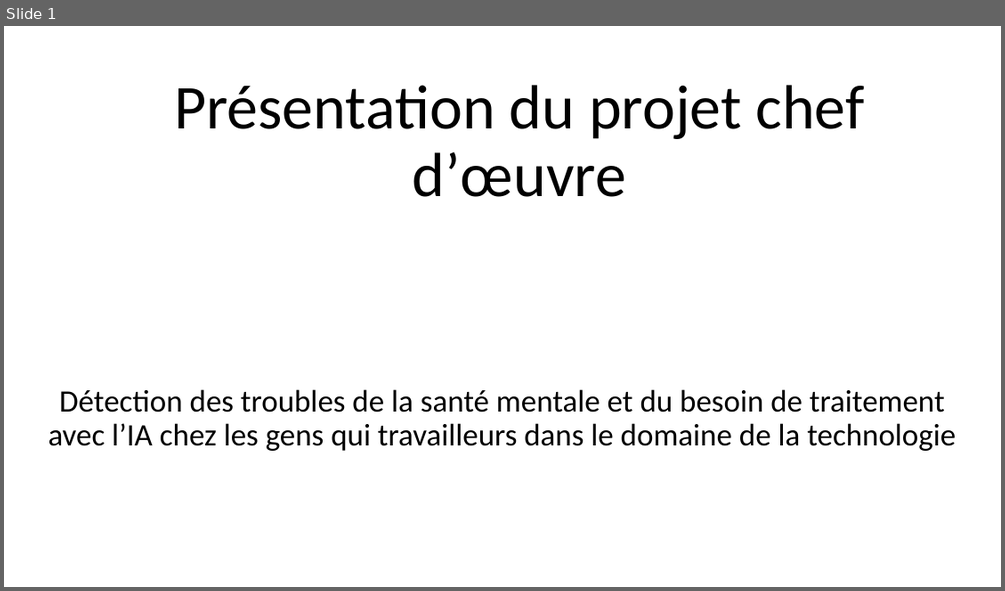
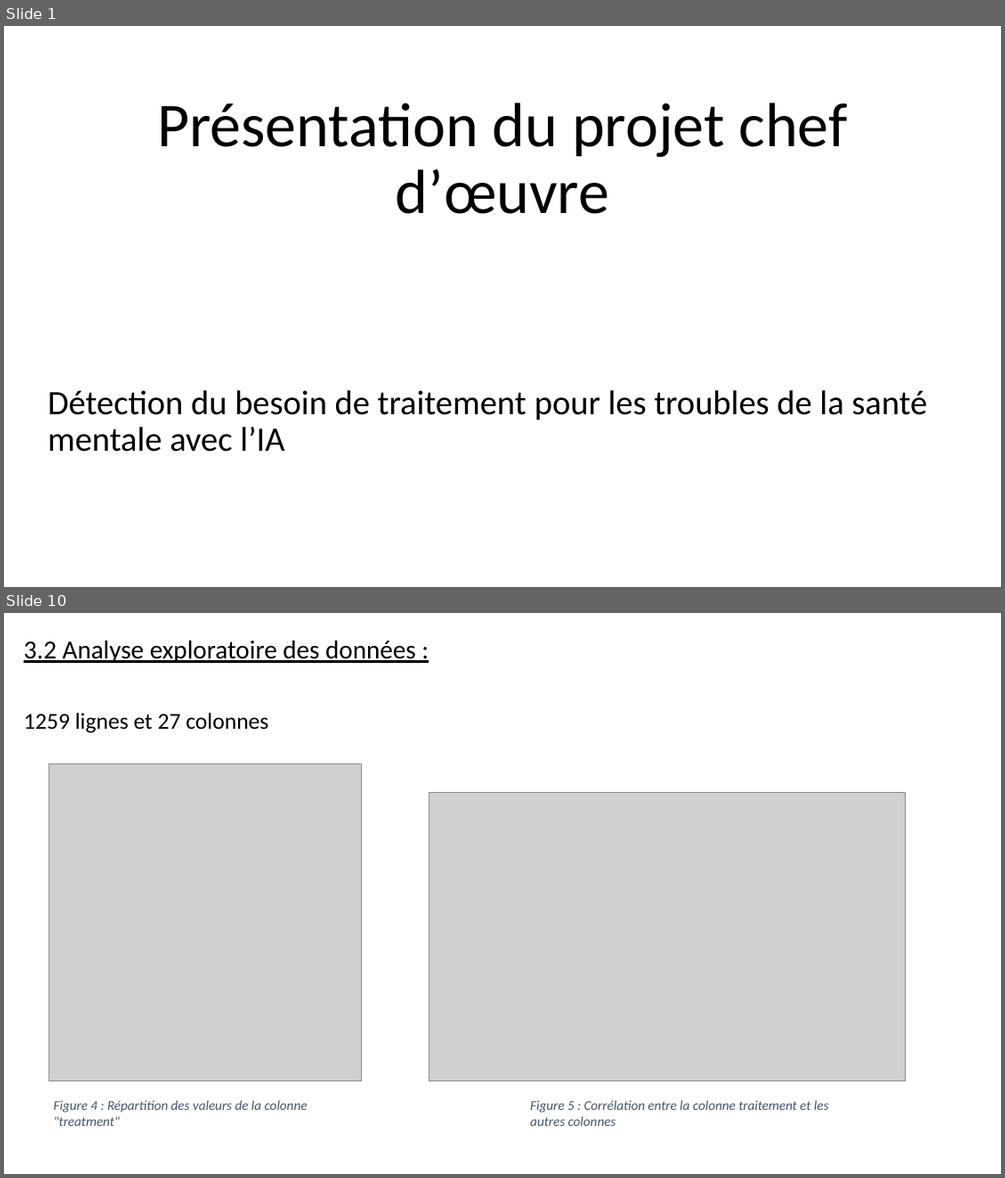
Before and after one commit to gdaume24/Projet-chef-d-oeuvre, a slide deck: E1/diapo.PPTX. Shown one above the other, each under a label of ours: slide 1 before the commit, slides 1 and 10 after it; the slides between them are not shown. The pictures are 1005x591 and 1005x1178 pixels, drawn with LibreOffice and Linux fonts; fonts in the diff are those of the drawing; grey boxes stand for pictures. Boxes give left, top, right and bottom in pixels: in the first picture for what was removed or moved away, otherwise in the second. Text is boxed around its words. In the diff, an @@ line names an element or a change of style, - is before the commit and + after.

```diff
--- a/E1/diapo.PPTX
+++ b/E1/diapo.PPTX
@@ slide 10 added at box(4, 613, 1001, 1174), background #FFFFFF @@
@@ text added at box(24, 640, 416, 733), 25 pt, text #000000, underline @@
+3.2 Analyse exploratoire des données :
+1259 lignes et 27 colonnes
@@ picture added at box(49, 764, 362, 1080) @@
@@ picture added at box(429, 793, 905, 1080) @@
@@ text added at box(54, 1100, 307, 1126), 13 pt, text #44546A, italic @@
+Figure 4 : Répartition des valeurs de la colonne "treatment"
@@ text added at box(530, 1100, 829, 1126), 13 pt, text #44546A, italic @@
+Figure 5 : Corrélation entre la colonne traitement et les autres colonnes
@@ slide 1 changed as well @@
@@ title "Présentation du projet chef d’œuvre": place and size @@
-title "Présentation du projet chef d’œuvre" at box(174, 85, 865, 197)
+title "Présentation du projet chef d’œuvre" at box(157, 103, 848, 214)
@@ subtitle at box(48, 390, 927, 451): text changed; size 30 to 33 pt @@
-Détection des troubles de la santé mentale et du besoin de traitement avec l’IA chez les gens qui travailleurs dans le domaine de la technologie
+Détection du besoin de traitement pour les troubles de la santé mentale avec l’IA
```
Also in this commit, not shown: 31 other slides added, 1 slide removed, 12 other files.
